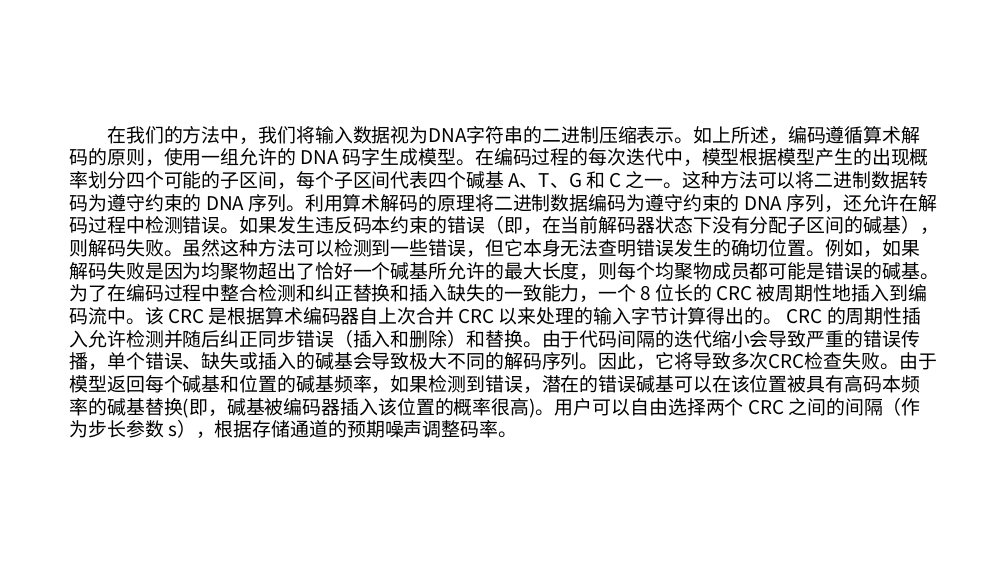
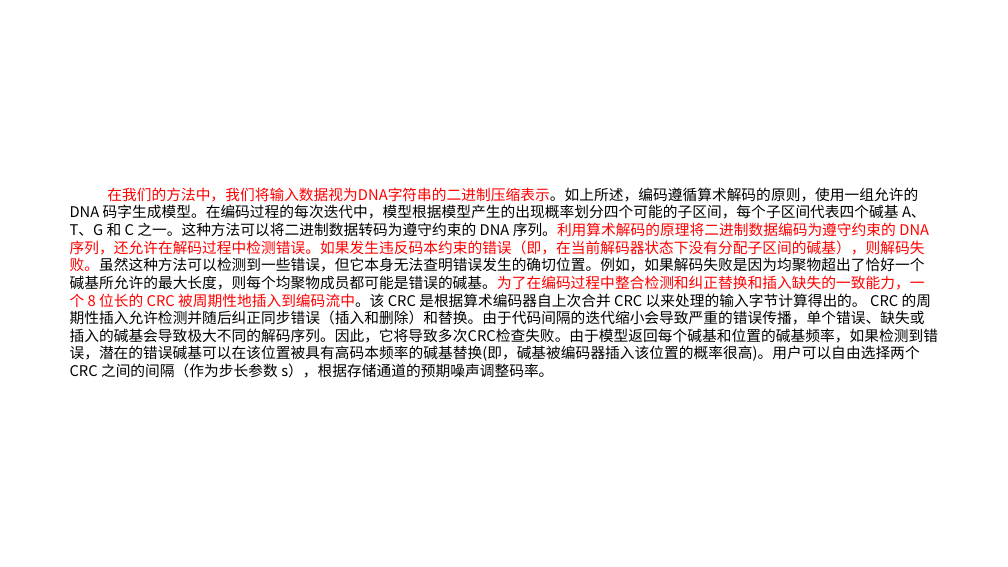
Before and after one commit to Dengminggg/DNA-Storage, a slide deck: slide 14 of DNA-Aeon/DNA-Aeon 为 DNA 存储中的约束遵守和纠错提供灵活的算术编码.pptx (slide 13 before the commit). Drawn at 1008x567 pixels with LibreOffice and Linux fonts; fonts in the diff are those of the drawing. Boxes give left, top, right and bottom in pixels: in the first picture for what was removed or moved away, otherwise in the second. Text is boxed around its words. In the diff, an @@ line names an element or a change of style, - is before the commit and + after.

```diff
--- a/DNA-Aeon/DNA-Aeon 为 DNA 存储中的约束遵守和纠错提供灵活的算术编码.pptx
+++ b/DNA-Aeon/DNA-Aeon 为 DNA 存储中的约束遵守和纠错提供灵活的算术编码.pptx
@@ text "在我们的方法中，我们将输入数据视为DNA字符串的二进制压缩表示。如上所述，编码遵循算术解码的原则，使用一组允许的 DNA ...": place and size @@
-text "在我们的方法中，我们将输入数据视为DNA字符串的二进制压缩表示。如上所述，编码遵循算术解码的原则，使用一组允许的 DNA ..." at [70,126,939,438]
+text "在我们的方法中，我们将输入数据视为DNA字符串的二进制压缩表示。如上所述，编码遵循算术解码的原则，使用一组允许的 DNA ..." at [70,187,938,378]
@@ text "在我们的方法中，我们将输入数据视为DNA字符串的二进制压缩表示。如上所述，编码遵循算术解码的原则，使用一组允许的 DNA ..." at [70,187,938,378]: size 18 to 14 pt; text colour #000000 to #FF0000 in "在我们的方法中，我们将输入数据视为DNA字符串的二进制压缩表示。如上所述，编码遵循算术解码的原则，使用一组允许的 序列。 ..." @@
```
Also in this commit, not shown: 13 other slides changed, 1 slide added, 1 other file.
